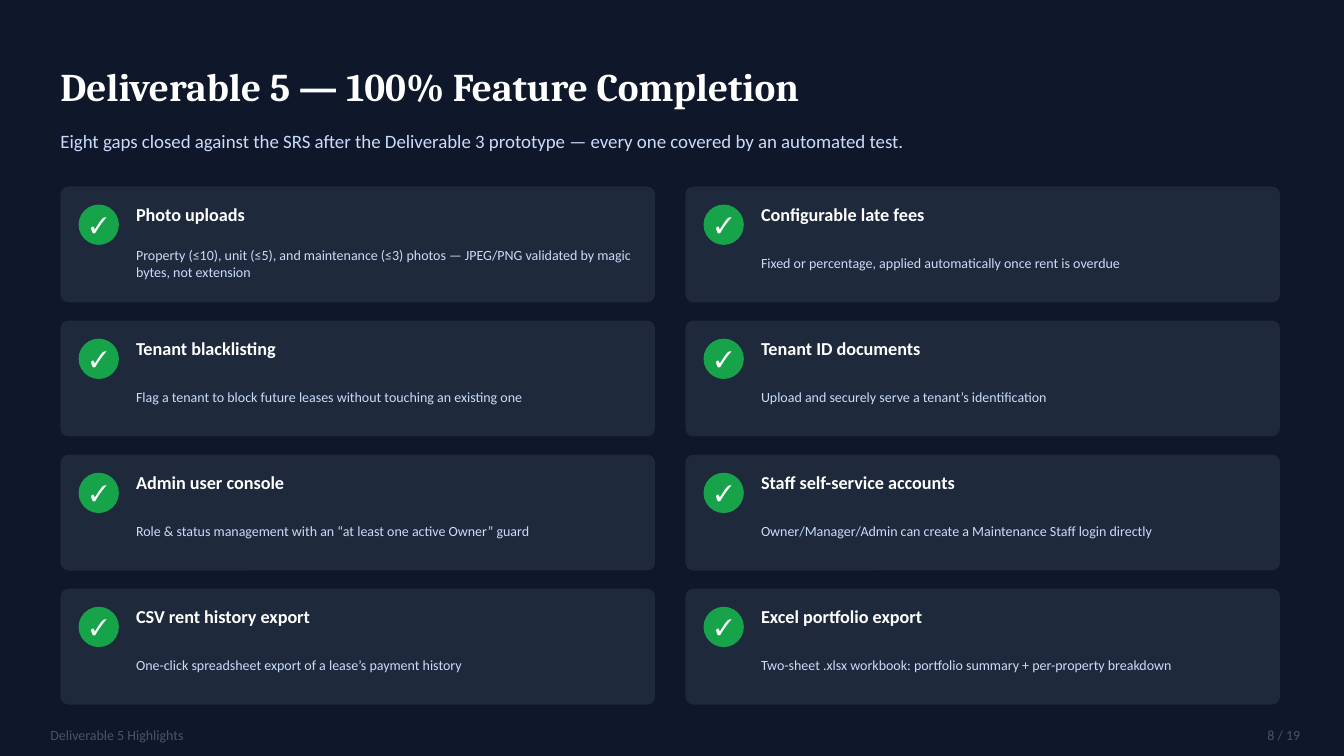
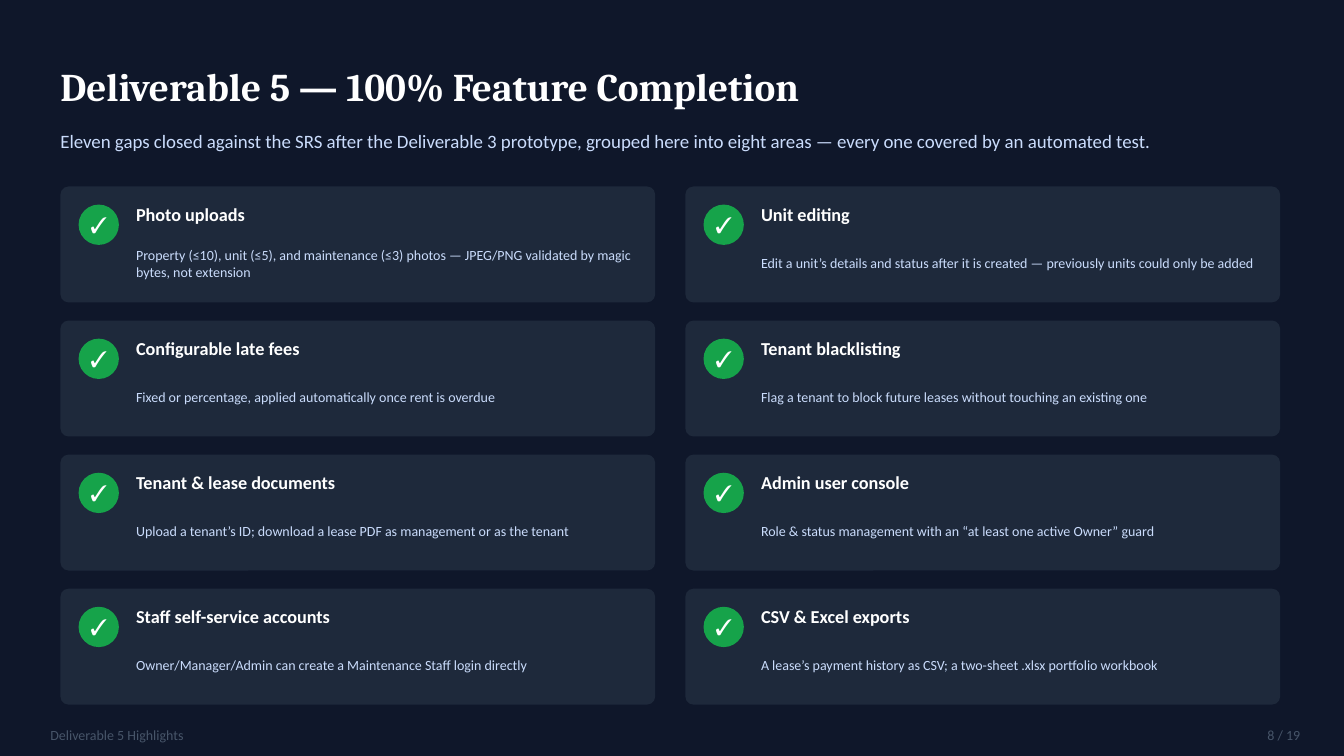
Before and after one commit to Abdur-lab/github-slideshow, a slide deck: slide 8 of docs/ABDURRAHMAAN_IT401_DEL_6_PRESENTATION.pptx. Drawn at 1344x756 pixels with LibreOffice and Linux fonts; fonts in the diff are those of the drawing. Boxes give left, top, right and bottom in pixels: in the first picture for what was removed or moved away, otherwise in the second. Text is boxed around its words. In the diff, an @@ line names an element or a change of style, - is before the commit and + after.

```diff
--- a/docs/ABDURRAHMAAN_IT401_DEL_6_PRESENTATION.pptx
+++ b/docs/ABDURRAHMAAN_IT401_DEL_6_PRESENTATION.pptx
@@ text at [60,135,1150,152]: text changed @@
-Eight gaps closed against the SRS after the Deliverable 3 prototype — every one covered by an automated test.
+Eleven gaps closed against the SRS after the Deliverable 3 prototype, grouped here into eight areas — every one covered by an automated test.
@@ text at [761,208,849,224]: text changed @@
-Configurable late fees
+Unit editing
@@ text at [761,258,1254,270]: text changed @@
-Fixed or percentage, applied automatically once rent is overdue
+Edit a unit’s details and status after it is created — previously units could only be added
@@ text at [136,342,300,358]: text changed @@
-Tenant blacklisting
+Configurable late fees
@@ text at [761,342,900,358]: text changed @@
-Tenant ID documents
+Tenant blacklisting
@@ text at [136,392,495,405]: text changed @@
-Flag a tenant to block future leases without touching an existing one
+Fixed or percentage, applied automatically once rent is overdue
@@ text at [761,392,1147,405]: text changed @@
-Upload and securely serve a tenant’s identification
+Flag a tenant to block future leases without touching an existing one
@@ text at [136,476,335,489]: text changed @@
-Admin user console
+Tenant & lease documents
@@ text at [761,476,909,489]: text changed @@
-Staff self-service accounts
+Admin user console
@@ text at [136,526,568,539]: text changed @@
-Role & status management with an “at least one active Owner” guard
+Upload a tenant’s ID; download a lease PDF as management or as the tenant
@@ text at [761,526,1155,539]: text changed @@
-Owner/Manager/Admin can create a Maintenance Staff login directly
+Role & status management with an “at least one active Owner” guard
@@ text at [136,610,330,623]: text changed @@
-CSV rent history export
+Staff self-service accounts
@@ text at [761,610,910,626]: text changed @@
-Excel portfolio export
+CSV & Excel exports
@@ text at [136,660,527,673]: text changed @@
-One-click spreadsheet export of a lease’s payment history
+Owner/Manager/Admin can create a Maintenance Staff login directly
@@ text at [761,660,1158,673]: text changed @@
-Two-sheet .xlsx workbook: portfolio summary + per-property breakdown
+A lease’s payment history as CSV; a two-sheet .xlsx portfolio workbook
```
Also in this commit, not shown: 1 other slide changed, 6 other files.
